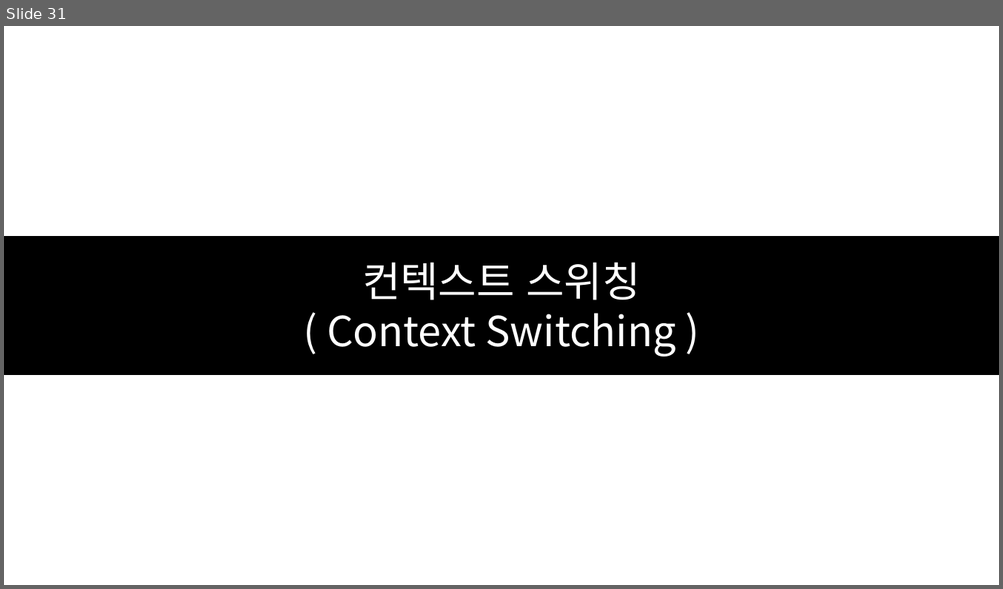
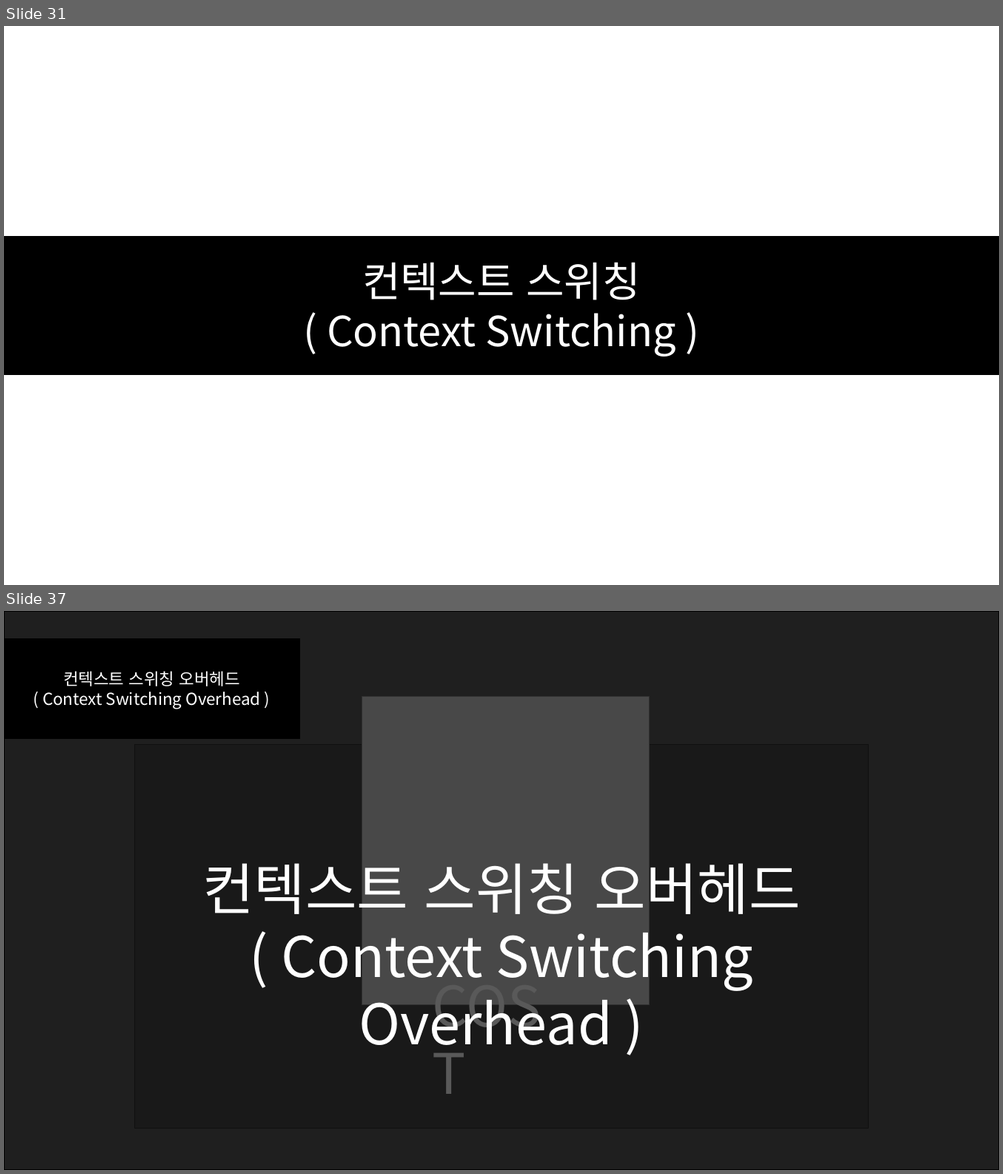
Before and after one commit to SEH00N/SDLU, a slide deck: ServerLecture/PT/3강 멀티스레딩 이론.pptx. Shown one above the other, each under a label of ours: slide 31 before the commit, slides 31 and 37 after it; the slides between them are not shown. The pictures are 1003x589 and 1003x1174 pixels, drawn with LibreOffice and Linux fonts; fonts in the diff are those of the drawing; grey boxes stand for pictures. Boxes give left, top, right and bottom in pixels: in the first picture for what was removed or moved away, otherwise in the second. Text is boxed around its words. In the diff, an @@ line names an element or a change of style, - is before the commit and + after.

```diff
--- a/ServerLecture/PT/3강 멀티스레딩 이론.pptx
+++ b/ServerLecture/PT/3강 멀티스레딩 이론.pptx
@@ slide 37 added at box(4, 611, 999, 1170), background #FFFFFF @@
@@ rectangle added at box(4, 611, 999, 1170), fill #000000 at 65% opacity, outline #000000 1 pt @@
@@ rectangle added at box(4, 611, 999, 1170), fill #000000 at 65% opacity, outline #000000 1 pt @@
@@ rectangle added at box(4, 638, 299, 738), fill #000000, outline #000000 1 pt, 16 pt, text #FFFFFF @@
+컨텍스트 스위칭 오버헤드
+( Context Switching Overhead )
@@ picture added at box(362, 696, 649, 1005) @@
@@ picture added at box(134, 744, 868, 1129) @@
@@ text added at box(202, 853, 800, 991), 54 pt, text #FFFFFF @@
+컨텍스트 스위칭 오버헤드
+( Context Switching Overhead )
@@ text added at box(425, 968, 577, 1043), 54 pt, text #FFFFFF @@
+COST
```
Also in this commit, not shown: 1 slide changed, 27 other slides added, 7 other files.
